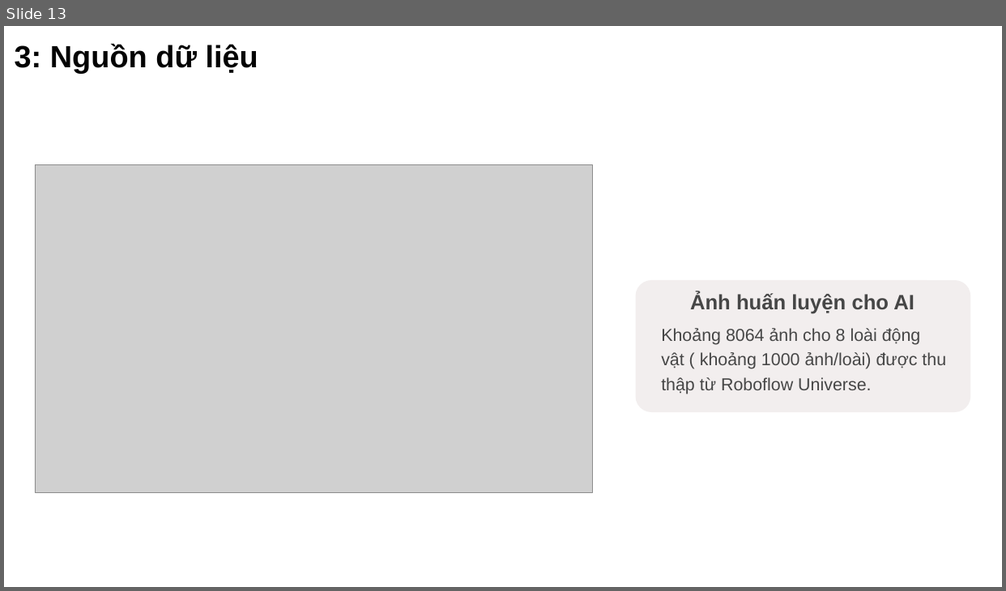
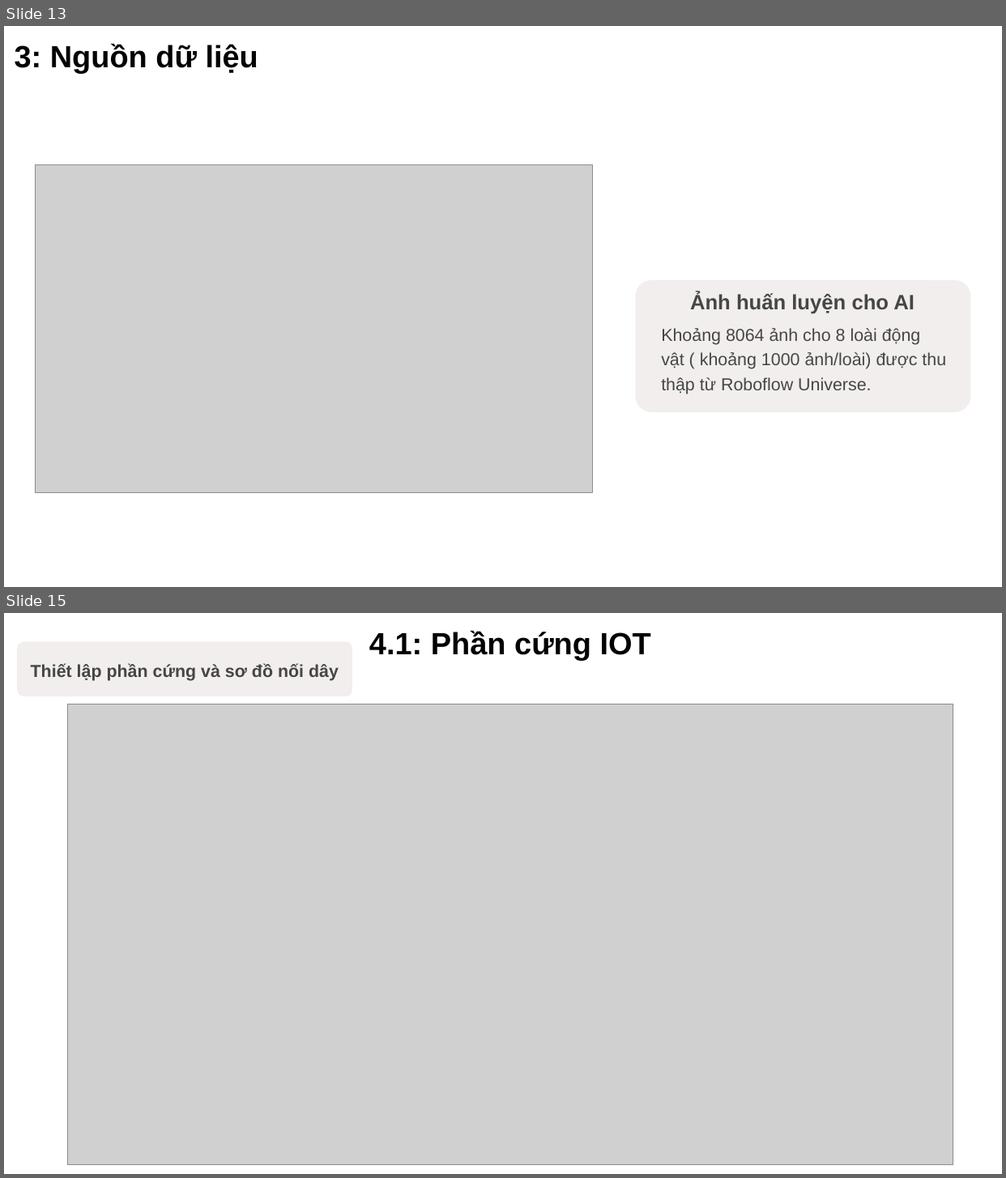
Before and after one commit to NguyenTAnh2005/IntelligentSystem_Vu_Hai_Anh, a slide deck: final_project/reports/Bao_Cao/baocao.pptx. Shown one above the other, each under a label of ours: slide 13 before the commit, slides 13 and 15 after it; the slides between them are not shown. The pictures are 1006x591 and 1006x1178 pixels, drawn with LibreOffice and Linux fonts; fonts in the diff are those of the drawing; grey boxes stand for pictures; background and template pictures are left out. Boxes give left, top, right and bottom in pixels: in the first picture for what was removed or moved away, otherwise in the second. Text is boxed around its words. In the diff, an @@ line names an element or a change of style, - is before the commit and + after.

```diff
--- a/final_project/reports/Bao_Cao/baocao.pptx
+++ b/final_project/reports/Bao_Cao/baocao.pptx
@@ slide 15 added at (4,613,1002,1174), background #000000; not listed: 1 template element that a slide beside it also shows @@
@@ text added at (369,630,651,660), 35.5 pt, text #030303, bold @@
+4.1: Phần cứng IOT
@@ rounded rectangle added at (17,641,352,696), fill #F2EEEE @@
@@ text added at (31,663,339,681), 20 pt, text #464646, bold @@
+Thiết lập phần cứng và sơ đồ nối dây
@@ picture added at (68,704,953,1165) @@
```
Also in this commit, not shown: 7 slides changed, 26 other slides added, 14 slides removed, 2 other files.
